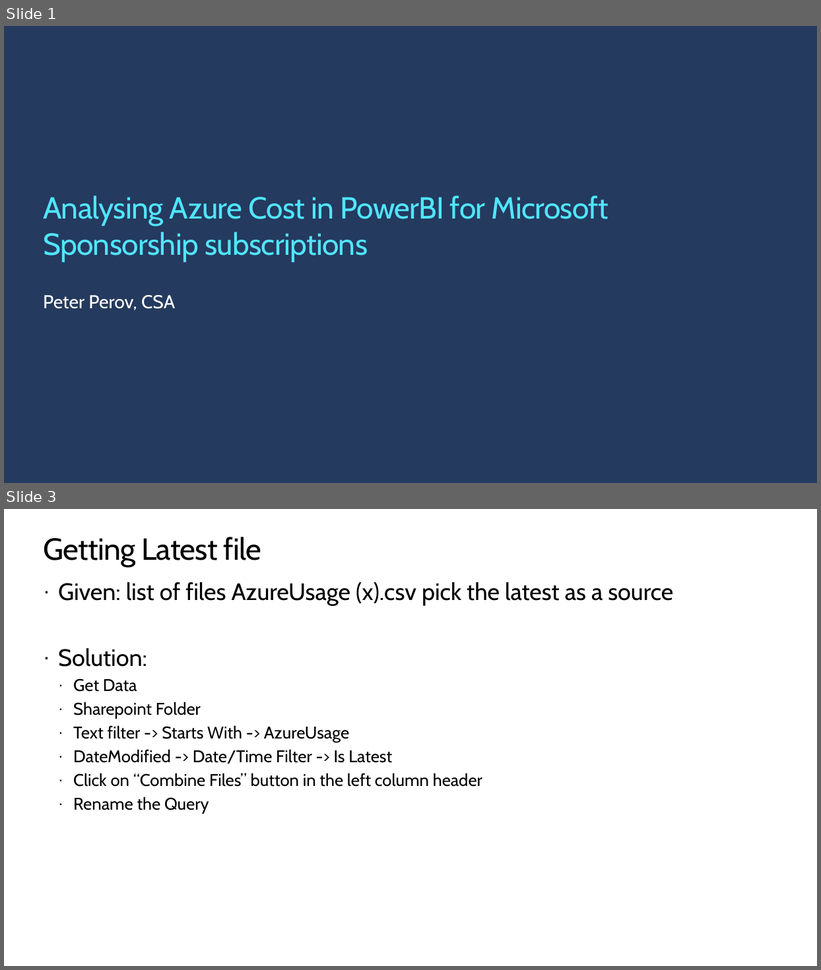
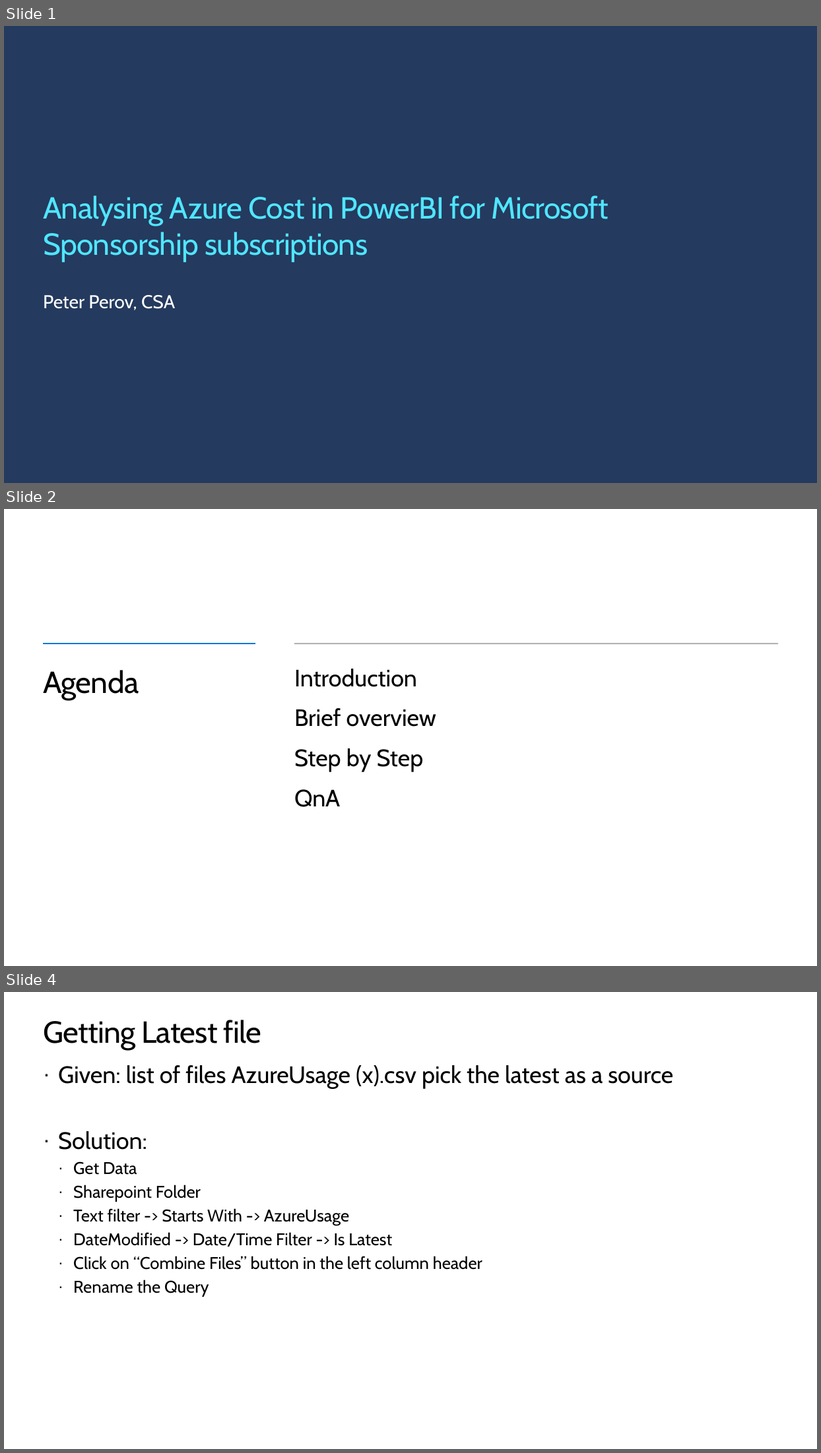
Before and after one commit to peterperov/MSFTCSA, a slide deck: 126-AzureCost/Azure Cost PBI BootCamp.pptx. Shown one above the other, each under a label of ours: slides 1 and 3 before the commit, slides 1, 2 and 4 after it; the slides between them are not shown. The pictures are 821x970 and 821x1453 pixels, drawn with LibreOffice and Linux fonts; fonts in the diff are those of the drawing; background and template pictures are left out. Boxes give left, top, right and bottom in pixels: in the first picture for what was removed or moved away, otherwise in the second. Text is boxed around its words. In the diff, an @@ line names an element or a change of style, - is before the commit and + after.

```diff
--- a/126-AzureCost/Azure Cost PBI BootCamp.pptx
+++ b/126-AzureCost/Azure Cost PBI BootCamp.pptx
@@ slide 2 added at bbox=[4, 509, 817, 966], background #FFFFFF @@
@@ line added from (43, 644) to (255, 644), #0078D4 2.25 pt @@
@@ line added from (294, 644) to (779, 644), #000000 1.5 pt @@
@@ title added at bbox=[43, 670, 139, 700], 36 pt, text #000000 @@
+Agenda
@@ text added at bbox=[294, 669, 436, 807], 28 pt, text #000000 @@
+Introduction
+Brief overview
+Step by Step
+QnA
@@ what was slide 3 is now slide 4 @@
```
Also in this commit, not shown: 1 other slide added, 1 slide removed.
